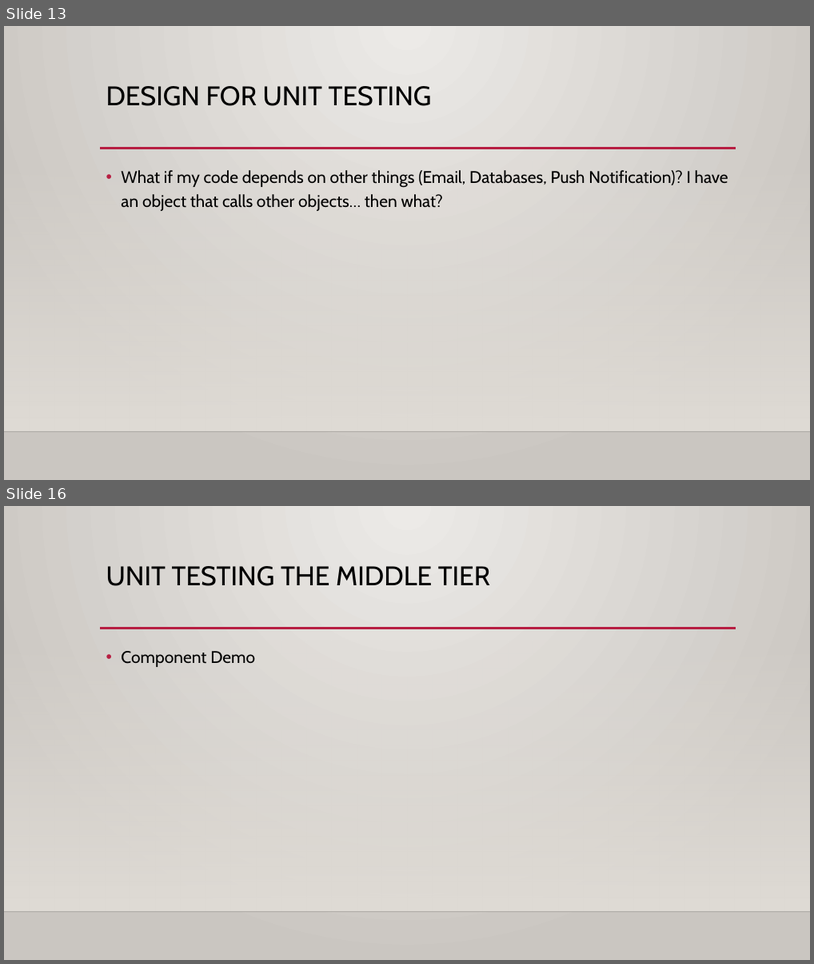
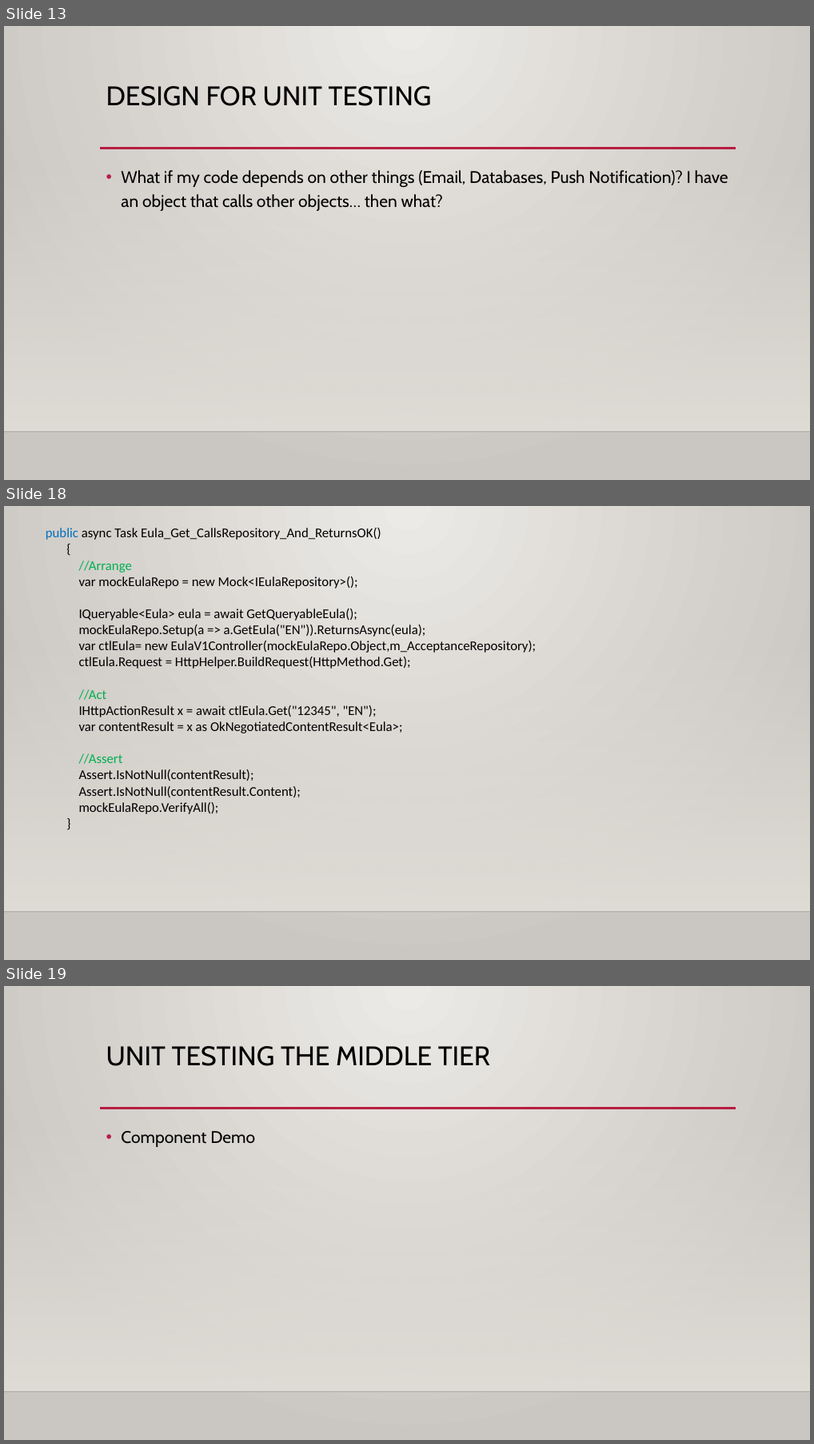
Before and after one commit to Wauna/UnitTestingPresentation, a slide deck: Presentation/UnitTesting.pptx. Shown one above the other, each under a label of ours: slides 13 and 16 before the commit, slides 13, 18 and 19 after it; the slides between them are not shown. The pictures are 814x964 and 814x1444 pixels, drawn with LibreOffice and Linux fonts; fonts in the diff are those of the drawing; background and template pictures are left out. Boxes give left, top, right and bottom in pixels: in the first picture for what was removed or moved away, otherwise in the second. Text is boxed around its words. In the diff, an @@ line names an element or a change of style, - is before the commit and + after.

```diff
--- a/Presentation/UnitTesting.pptx
+++ b/Presentation/UnitTesting.pptx
@@ slide 18 added at (4,506,810,960), background gradient #ECEAE7 to #CAC7C1; not listed: 2 template elements that a slide beside it also shows @@
@@ text added at (46,528,536,814), 16 pt, text #000000 @@
+public async Task Eula_Get_CallsRepository_And_ReturnsOK()
+{
+//Arrange
+var mockEulaRepo = new Mock<IEulaRepository>();
+IQueryable<Eula> eula = await GetQueryableEula();
+mockEulaRepo.Setup(a => a.GetEula("EN")).ReturnsAsync(eula);
+var ctlEula= new EulaV1Controller(mockEulaRepo.Object,m_AcceptanceRepository);
+ctlEula.Request = HttpHelper.BuildRequest(HttpMethod.Get);
+//Act
+IHttpActionResult x = await ctlEula.Get("12345", "EN");
+var contentResult = x as OkNegotiatedContentResult<Eula>;
+//Assert
+Assert.IsNotNull(contentResult);
+Assert.IsNotNull(contentResult.Content);
+mockEulaRepo.VerifyAll();
+}
@@ what was slide 16 is now slide 19 @@
```
Also in this commit, not shown: 4 slides changed, 3 other slides added, 1 slide removed, 11 other files.
